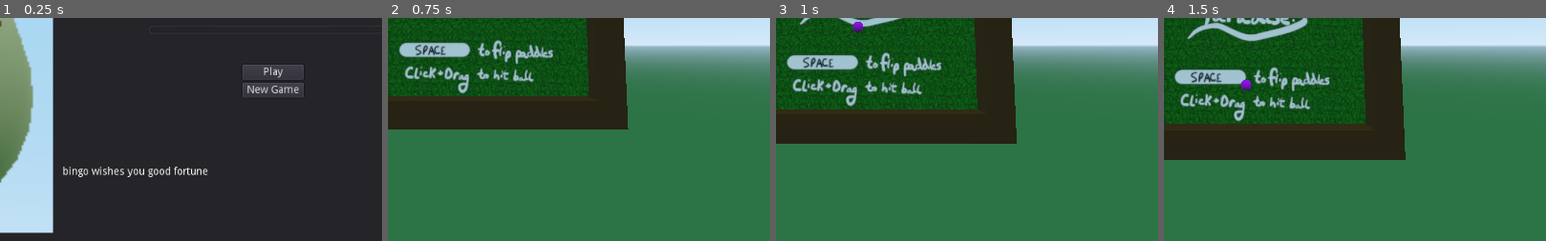
Above: before the commit, frames 1-4 (left to right).
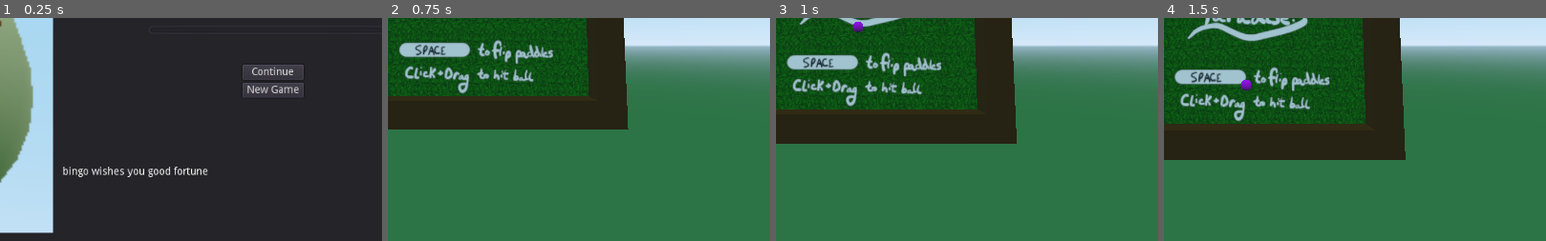
Above: after the commit, the same moments.

Repository: snendev/BingoPoppidoppolousPinballGolfParadise
Game: Godot game, scene res://Root.tscn
Two runs of this game, one before a commit and one after it. Both use one fixed random seed, a clock stepped at 60 frames per second and the inputs below.
Inputs (mouse positions are % of the whole screen's width and height, from its top left):
- Up to frame 1 (0.25 s): no input
- Up to frame 2 (0.75 s): click "Play" (after the commit: "Continue") at 0.5 s
- Up to frame 3 (1 s): no input
- Up to frame 4 (1.5 s): move the mouse to (72, 45) at 1.27 s; press the mouse at (72, 45) at 1.28 s
The pictures show only the part of the screen within x 39-89%, y 50-100%; the shares and areas given below are measured in that part.

The runs differ from the first frame. In frame 1, 0.2% of the frame differs, in the area x 66-77%, y 21-27%; in frame 2, nothing differs; in frame 3, nothing differs; in frame 4, nothing differs.
Error before the commit: Invalid get index 'strokes' (on base: 'Nil'). (res://Player/player.gd:33)
Error after the commit: Invalid get index 'strokes' (on base: 'Nil'). (res://Player/player.gd:34)

Commit message:
small bugfixes

Diff:
--- a/src/Menu.tscn
+++ b/src/Menu.tscn
@@ -94,10 +94,10 @@
 "_edit_use_anchors_": false
 }
 
-[node name="Play" type="Button" parent="VBoxContainer/Control/VBox"]
+[node name="Continue" type="Button" parent="VBoxContainer/Control/VBox"]
 margin_right = 82.0
 margin_bottom = 20.0
-text = "Play"
+text = "Continue"
 
 [node name="NewGame" type="Button" parent="VBoxContainer/Control/VBox"]
 margin_top = 24.0
--- a/src/Player/player.gd
+++ b/src/Player/player.gd
@@ -30,6 +30,7 @@
 	var load_file = File.new()
 	load_file.open("user://savegame.save", File.READ)
 	var node_data = parse_json(load_file.get_line())
+	self.reset()
 	self.set_strokes(node_data["strokes"])
 	self.set_best_score(node_data["best_score"])
 	$Ball.translation.x = node_data["x"]
@@ -105,7 +106,7 @@
 		elif strokes == 1:
 			win_card_node.get_node("HoleIn1").visible = true
 		win_card_node.get_node("Particles").emitting = true
-		if strokes < best_score:
+		if strokes < best_score or best_score == 0:
 			set_best_score(strokes)
 		save_game()
 
--- a/src/restart.gd
+++ b/src/restart.gd
@@ -1,10 +1,10 @@
 extends Button
 
-onready var player_node = get_node("/root/Root/Player")
-onready var camera_node = get_node("/root/Root/Camera")
+onready var player_node = get_node("/root/Root/Game/Player")
+onready var camera_node = get_node("/root/Root/Game/Camera")
 
 func _pressed():
-	var win_card_node = get_node("/root/Root/WinCard")
+	var win_card_node = get_node("/root/Root/Game/WinCard")
 	win_card_node.visible = false
 	win_card_node.get_node("Win").visible = false
 	win_card_node.get_node("HoleIn1").visible = false
--- a/src/root.gd
+++ b/src/root.gd
@@ -1,7 +1,7 @@
 extends Node
 
 func _ready():
-	$Menu/VBoxContainer/Control/VBox/Play.connect( \
+	$Menu/VBoxContainer/Control/VBox/Continue.connect( \
 			"pressed", self, "load_or_create_game")
 	$Menu/VBoxContainer/Control/VBox/NewGame.connect( \
 			"pressed", self, "new_game")
Not shown, removed: build/web/bingo_poppidopolous_pinball_golf_paradise.html
Not shown, added: build/web/bingo_poppidopolous_pinball_golf_paradise.zip
Not shown, added: build/web/index.html
Not shown, added: build/web/index.zip
